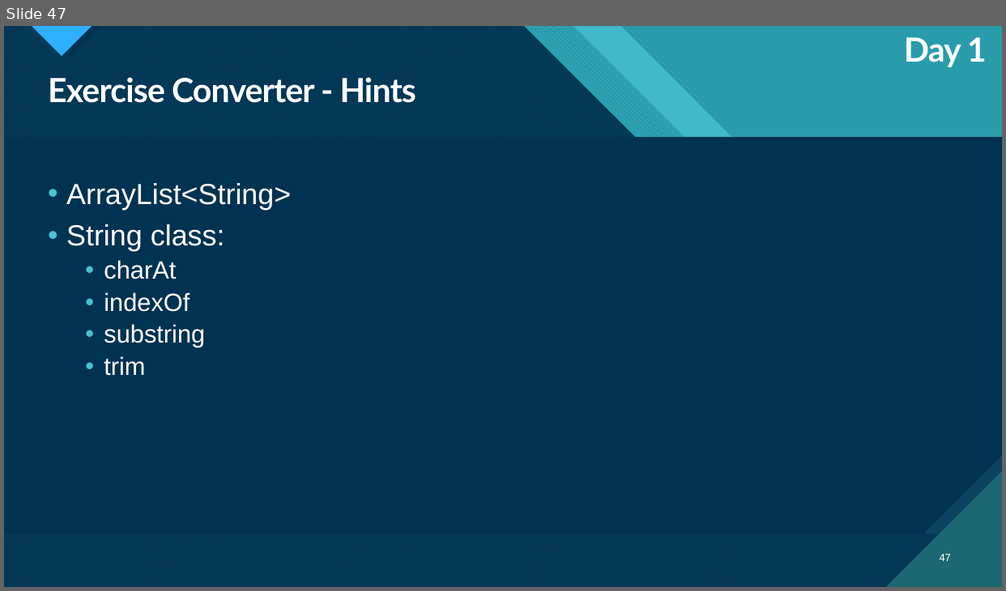
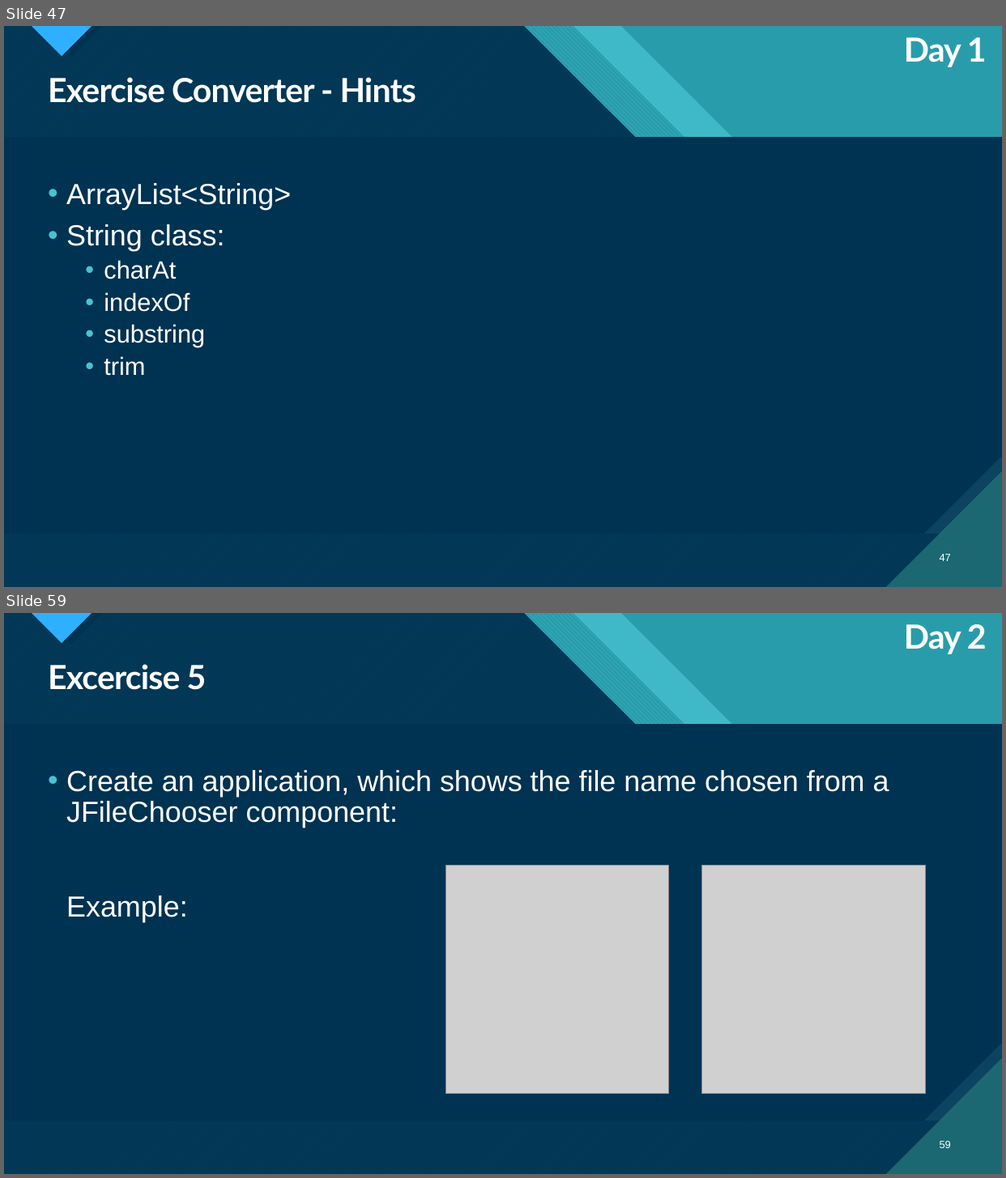
Before and after one commit to kwerling-MM/HHZ_SoSe2023_Praxis_Java, a slide deck: HHZ Java 20230425.pptx. Shown one above the other, each under a label of ours: slide 47 before the commit, slides 47 and 59 after it; the slides between them are not shown. The pictures are 1006x591 and 1006x1178 pixels, drawn with LibreOffice and Linux fonts; fonts in the diff are those of the drawing; grey boxes stand for pictures. Boxes give left, top, right and bottom in pixels: in the first picture for what was removed or moved away, otherwise in the second. Text is boxed around its words. In the diff, an @@ line names an element or a change of style, - is before the commit and + after.

```diff
--- a/HHZ Java 20230425.pptx
+++ b/HHZ Java 20230425.pptx
@@ slide 59 added at [4, 613, 1002, 1174], background #47C3D3; not listed: 18 template elements that a slide beside it also shows @@
@@ text added at [904, 624, 987, 654], 32 pt, text #FFFFFF, bold @@
+Day 2
@@ title added at [48, 664, 206, 690], 32 pt, text #FFFFFF, bold @@
+Excercise 5
@@ text added at [66, 770, 889, 922], 28 pt, text #FFFFFF @@
+• Create an application, which shows the file name chosen from a JFileChooser component:
+  Example:
@@ picture added at [445, 865, 669, 1093] @@
@@ picture added at [702, 865, 926, 1093] @@
@@ page number added at [940, 1141, 951, 1148], 10 pt, text #FFFFFF @@
+59
```
Also in this commit, not shown: 23 other slides added.
